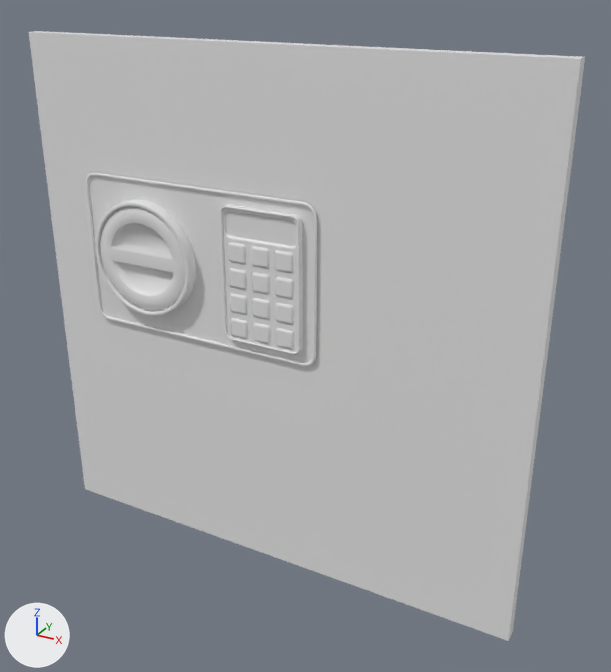
What one commit did to the glTF model public/safeDoor.glb.
One viewpoint serves both versions: a 50 mm camera at (0.145, -0.707, 0.36) aimed at (-0.267, 0.041, -0.014). Arrows for +X, +Y and +Z are at lower left; the lights stay in place. Where no turn or scale is listed for an object, it has been applied to the vertices. Vertices at the same position are counted once.

In view in the first picture: 'ButtonEight', 'ButtonFive', 'ButtonFour', 'ButtonHash', 'ButtonNine', 'ButtonOne', 'ButtonSeven', 'ButtonSix', 'ButtonThree', 'ButtonTwo', 'ButtonZero', 'Door', 'Lock', 'Screen'.
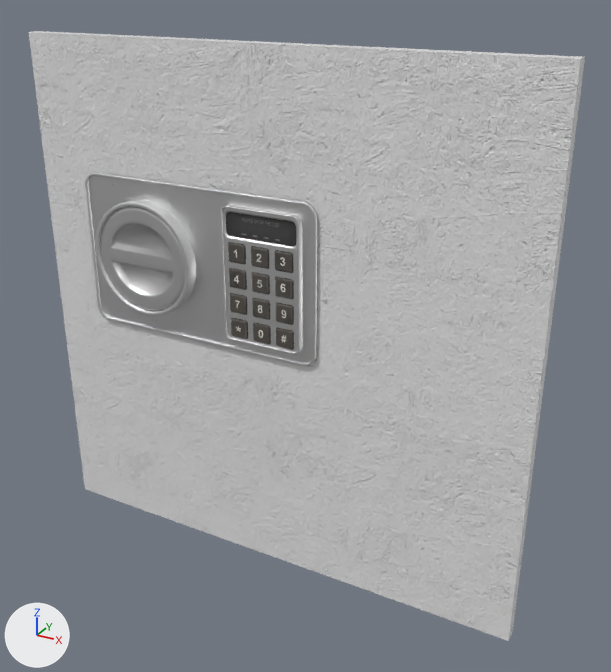
Where the change shows, as pixel boxes (x1, y1, x2, y2) in the pictures (611 x 672 px):
'Screen', recoloured (grey to black): (226, 212, 296, 246) in both
'ButtonSix', recoloured: (275, 276, 294, 299) in both
'ButtonThree', recoloured: (275, 250, 293, 273) in both
'ButtonTwo', recoloured: (251, 246, 269, 269) in both
'ButtonOne', recoloured: (228, 242, 246, 264) in both
'ButtonFive', recoloured: (252, 272, 270, 294) in both
'ButtonNine', recoloured: (276, 302, 294, 325) in both
'ButtonFour', recoloured: (229, 268, 247, 290) in both
'ButtonHash', recoloured: (276, 327, 294, 350) in both
'ButtonZero', recoloured: (253, 322, 271, 344) in both
'ButtonEight', recoloured: (252, 298, 270, 320) in both
'ButtonSeven', recoloured: (230, 293, 247, 315) in both
part 1 of me_door, surface changed: (35, 36, 579, 627) in both
part 2 of me_door, recoloured: (100, 206, 183, 312) in both
part 3 of me_door, recoloured: (85, 173, 317, 366) in both
part 4 of me_door, recoloured: (89, 176, 313, 363) in both
part 5 of me_lock, built on: (101, 208, 185, 310) in both
part 6 of me_lock, recoloured: (100, 207, 186, 310) in both

Diff of the bpy script that builds the scene:
```diff
--- a/public/safeDoor.glb.py
+++ b/public/safeDoor.glb.py
@@ mat_codelock @@
+mat_codelock = bpy.data.materials.new('CodeLock')
+# uses the picture img_codelock_enter_color
+# uses the picture img_codelock_normal
@@ mat_light_iron @@
+mat_light_iron = bpy.data.materials.new('Light iron')
+# uses the picture img_tiled_plane_defaultmaterial_normal
+# uses the picture img_tiled_plane_defaultmaterial_roughness
@@ mat_metal_001 @@
+mat_metal_001 = bpy.data.materials.new('Metal.001')
+# uses the picture img_green_metal_rust_nor_gl_2k
+# uses the picture img_roughness
@@ mat_safe_metal @@
+mat_safe_metal = bpy.data.materials.new('Safe Metal')
+# uses the picture img_tiled_plane_defaultmaterial_normal
+# uses the picture img_tiled_plane_defaultmaterial_roughness
@@ me_door @@
 me_door.from_pydata(...)  # 1238 vertices, 2015 faces; spans x -0.586..0.0, y -0.015..0.083, z -0.293..0.293
+# me_door part 1: 92 kept faces spanning x -0.586..0.0, y 0.0..0.083, z -0.293..0.293 get new texture (UV) coordinates
+# me_door part 2: 156 faces spanning x -0.586..0.0, y -0.011..0.083, z -0.293..0.293 switch from no material to mat_safe_metal
+# me_door part 3: 1504 faces spanning x -0.541..-0.23, y -0.015..0.08, z -0.092..0.149 switch from no material to mat_metal_001
+# me_door part 4: 355 faces spanning x -0.52..-0.233, y -0.007..-0.002, z -0.024..0.146 switch from no material to mat_light_iron
@@ me_buttoneight @@
 me_buttoneight.from_pydata(...)  # 52 vertices, 82 faces; spans x -0.0109..0.0109, y -0.0011..0.001, z -0.0109..0.0109
+me_buttoneight.materials.append(mat_codelock)
@@ me_buttonfive @@
 me_buttonfive.from_pydata(...)  # 52 vertices, 82 faces; spans x -0.0109..0.0109, y -0.0011..0.001, z -0.0109..0.0109
+me_buttonfive.materials.append(mat_codelock)
@@ me_buttonfour @@
 me_buttonfour.from_pydata(...)  # 52 vertices, 82 faces; spans x -0.0109..0.0109, y -0.0011..0.001, z -0.0109..0.0109
+me_buttonfour.materials.append(mat_codelock)
@@ me_buttonhash @@
 me_buttonhash.from_pydata(...)  # 52 vertices, 82 faces; spans x -0.0109..0.0109, y -0.0011..0.001, z -0.0109..0.0109
+me_buttonhash.materials.append(mat_codelock)
@@ me_buttonnine @@
 me_buttonnine.from_pydata(...)  # 52 vertices, 82 faces; spans x -0.0109..0.0109, y -0.0011..0.001, z -0.0109..0.0109
+me_buttonnine.materials.append(mat_codelock)
@@ me_buttonone @@
 me_buttonone.from_pydata(...)  # 52 vertices, 82 faces; spans x -0.0109..0.0109, y -0.0011..0.001, z -0.0109..0.0109
+me_buttonone.materials.append(mat_codelock)
@@ me_buttonseven @@
 me_buttonseven.from_pydata(...)  # 52 vertices, 82 faces; spans x -0.0109..0.0109, y -0.0011..0.001, z -0.0109..0.0109
+me_buttonseven.materials.append(mat_codelock)
@@ me_buttonsix @@
 me_buttonsix.from_pydata(...)  # 52 vertices, 82 faces; spans x -0.0109..0.0109, y -0.0011..0.001, z -0.0109..0.0109
+me_buttonsix.materials.append(mat_codelock)
@@ me_buttonthree @@
 me_buttonthree.from_pydata(...)  # 52 vertices, 82 faces; spans x -0.0109..0.0109, y -0.0011..0.001, z -0.0109..0.0109
+me_buttonthree.materials.append(mat_codelock)
@@ me_buttontwo @@
 me_buttontwo.from_pydata(...)  # 52 vertices, 82 faces; spans x -0.0109..0.0109, y -0.0011..0.001, z -0.0109..0.0109
+me_buttontwo.materials.append(mat_codelock)
@@ me_buttonzero @@
 me_buttonzero.from_pydata(...)  # 52 vertices, 82 faces; spans x -0.0109..0.0109, y -0.0011..0.001, z -0.0109..0.0109
+me_buttonzero.materials.append(mat_codelock)
@@ me_lock @@
-me_lock.from_pydata(...)  # 200 vertices, 366 faces; spans x -0.059..0.059, y -0.0013..0.0049, z -0.059..0.0589
+me_lock.from_pydata(...)  # 272 vertices, 510 faces; spans x -0.059..0.059, y -0.0013..0.0049, z -0.059..0.0589
+# me_lock part 5
+# 72 faces are deleted
+# 72 vertices are added at x -0.0549..0.0549, y -0.0013, z -0.055..0.055
+# 216 new faces join them
+# me_lock part 6: 294 faces spanning x -0.059..0.059, y -0.0013..0.0049, z -0.059..0.0589 switch from no material to mat_light_iron
@@ me_plane_001 @@
 me_plane_001.from_pydata(...)  # 20 vertices, 18 faces; spans x -0.0415..0.0415, y 0.0, z -0.0127..0.0127
+me_plane_001.materials.append(mat_codelock)
```
